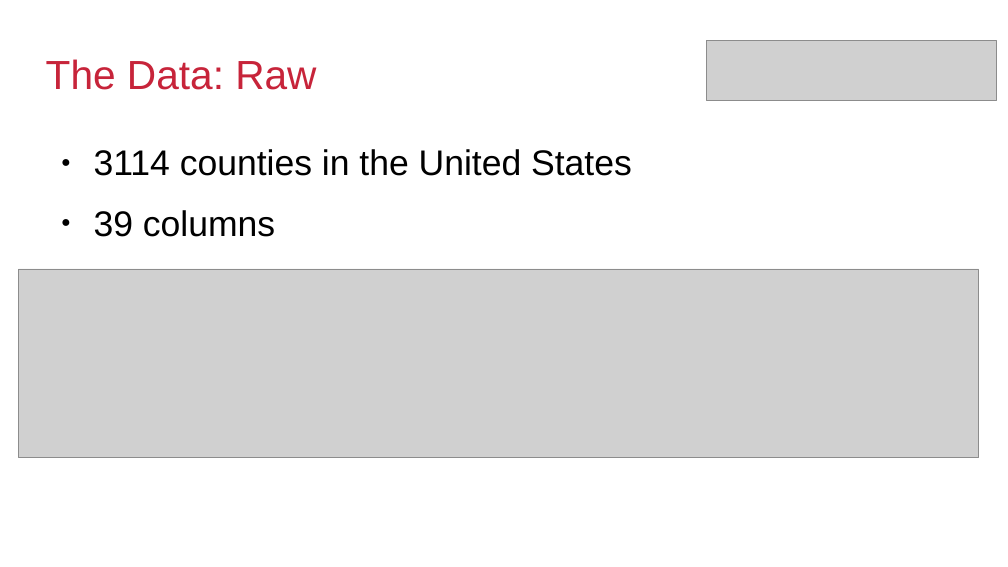
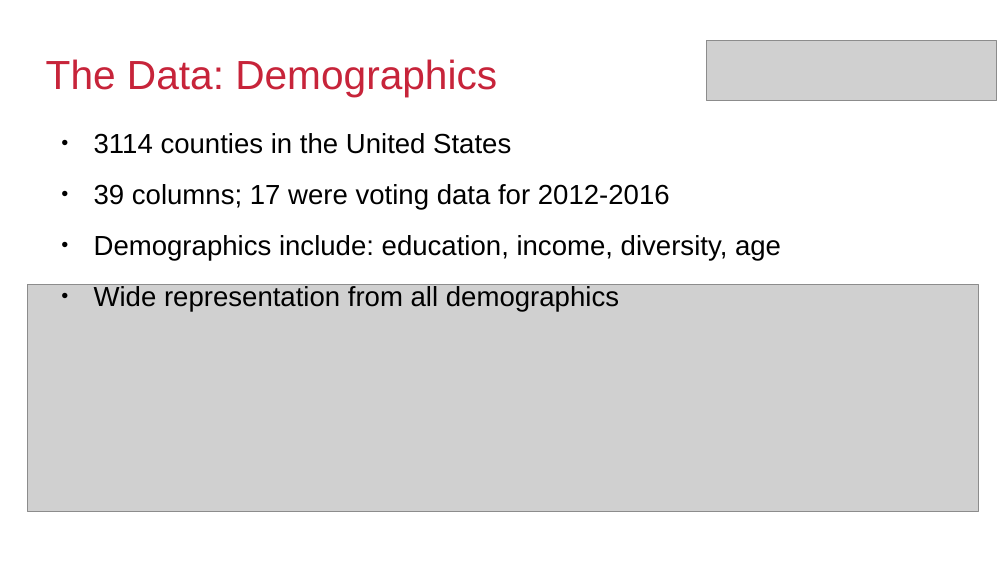
Before and after one commit to mkpetterson/2016-elections, a slide deck: slide 4 of docs/election.odp. Drawn at 1008x567 pixels with LibreOffice and Linux fonts; fonts in the diff are those of the drawing; grey boxes stand for pictures; background and template pictures are left out. Boxes give left, top, right and bottom in pixels: in the first picture for what was removed or moved away, otherwise in the second. Text is boxed around its words. In the diff, an @@ line names an element or a change of style, - is before the commit and + after.

```diff
--- a/docs/election.odp
+++ b/docs/election.odp
@@ title at <box>46,59,497,97</box>: text changed @@
-The Data: Raw
+The Data: Demographics
@@ text "3114 counties in the United ...": place and size @@
-text "3114 counties in the United ..." at <box>94,149,632,237</box>
+text "3114 counties in the United ..." at <box>94,133,781,312</box>
@@ text at <box>94,133,511,154</box>: size 28 to 21.7 pt in "3114 counties in the United States" @@
@@ text at <box>94,184,781,312</box>: text changed; size 28 to 21.7 pt @@
-● 39 columns
+● 39 columns; 17 were voting data for 2012-2016
+● Demographics include: education, income, diversity, age
+● Wide representation from all demographics
@@ picture: place and size @@
-picture at <box>18,269,979,458</box>
+picture at <box>27,284,979,512</box>
```
Also in this commit, not shown: 6 other slides changed, 2 slides added, 2 slides removed, 7 other files.
